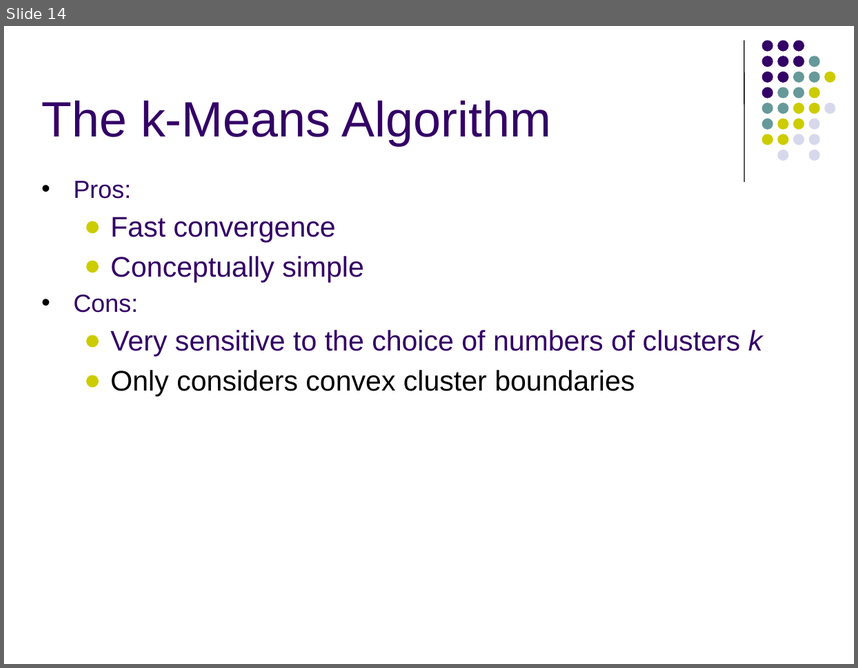
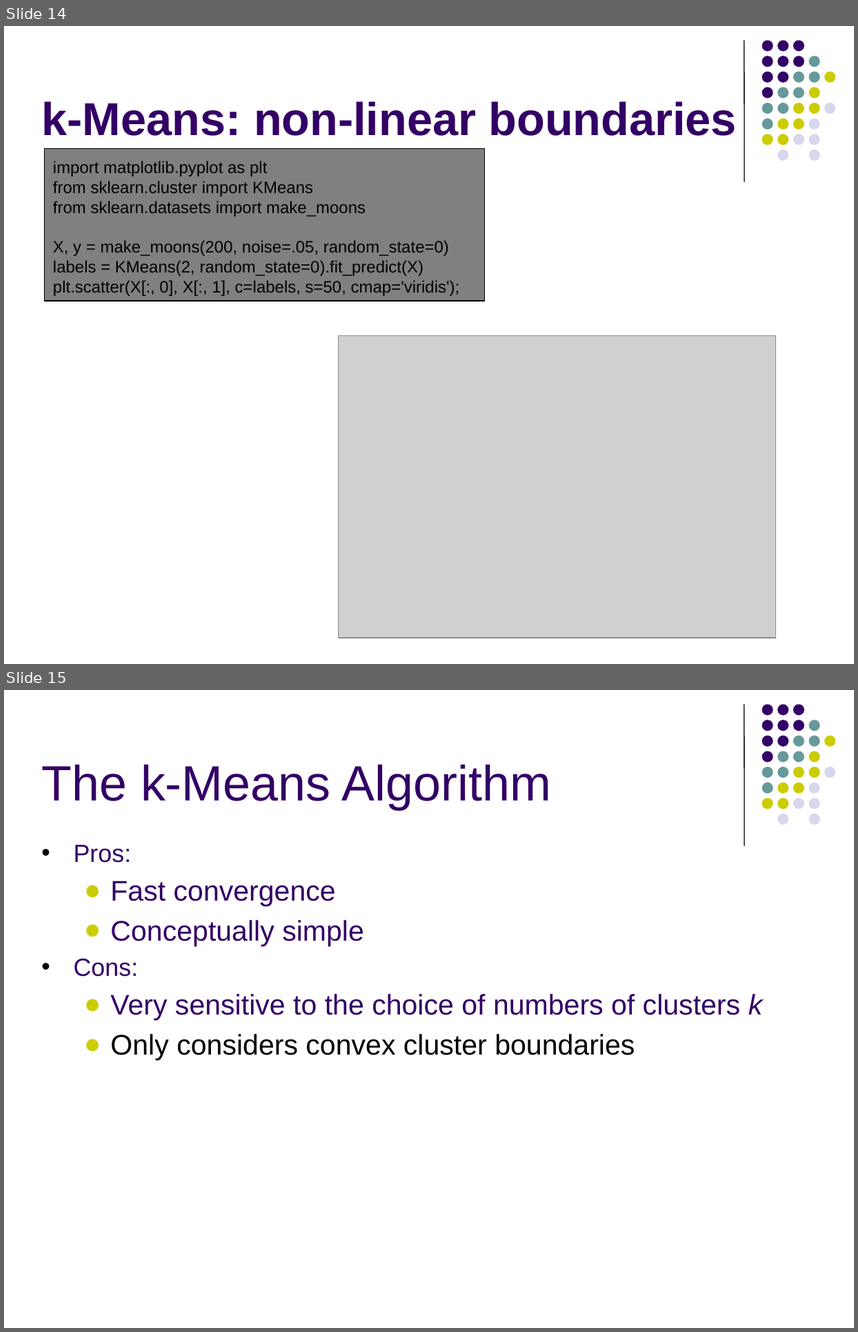
Before and after one commit to code-ram/csc581, a slide deck: lecture-notes/37-unsupervised-learning.pptx. Shown one above the other, each under a label of ours: slide 14 before the commit, slides 14 and 15 after it. The pictures are 858x668 and 858x1332 pixels, drawn with LibreOffice and Linux fonts; fonts in the diff are those of the drawing; grey boxes stand for pictures. Boxes give left, top, right and bottom in pixels: in the first picture for what was removed or moved away, otherwise in the second. Text is boxed around its words. In the diff, an @@ line names an element or a change of style, - is before the commit and + after.

```diff
--- a/lecture-notes/37-unsupervised-learning.pptx
+++ b/lecture-notes/37-unsupervised-learning.pptx
@@ slide 14 added at [4,26,854,664], background #FFFFFF; not listed: 32 template elements that a slide beside it also shows @@
@@ title added at [41,101,737,136], 39 pt, text #330066, bold @@
+k-Means: non-linear boundaries
@@ rectangle added at [45,148,485,301], fill #808080, outline #000000 0.75 pt, 14 pt, text #000000 @@
+import matplotlib.pyplot as plt
+from sklearn.cluster import KMeans
+from sklearn.datasets import make_moons
+X, y = make_moons(200, noise=.05, random_state=0)
+labels = KMeans(2, random_state=0).fit_predict(X)
+plt.scatter(X[:, 0], X[:, 1], c=labels, s=50, cmap='viridis');
@@ picture added at [339,335,777,637] @@
@@ what was slide 14 is now slide 15 @@
```
Also in this commit, not shown: 1 other file.
